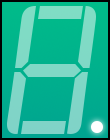
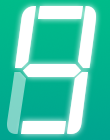
Comparing the layer stacks of the two 110 × 140 images. Changes:
hid "Borders" (1st of 2, in "Segments") over (x1=0, y1=0, x2=110, y2=140)
